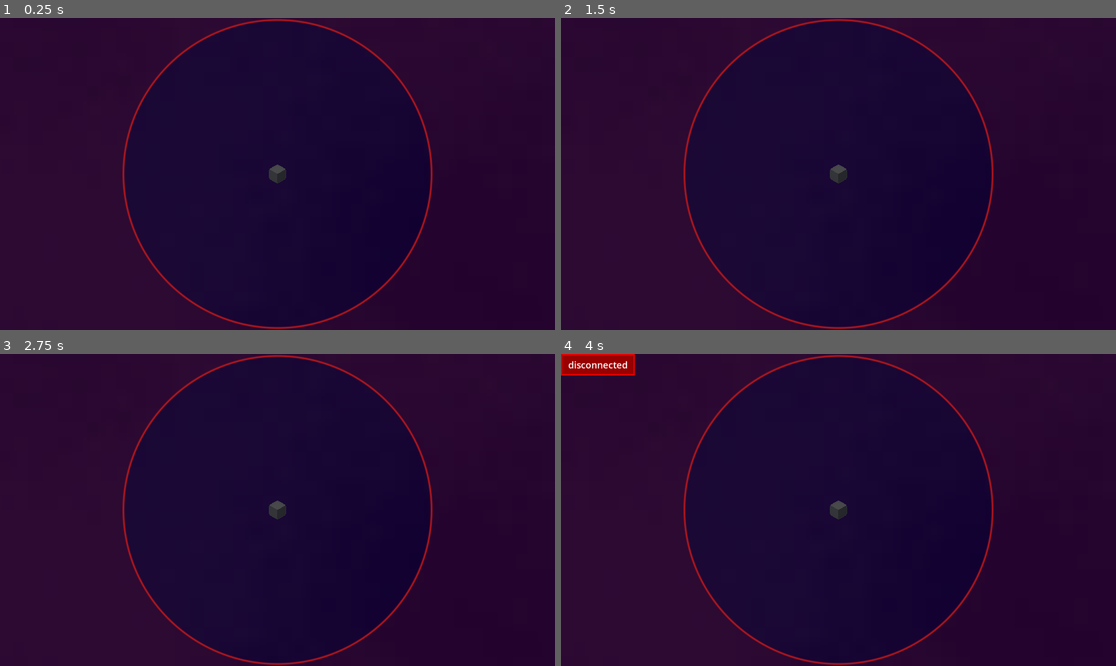
Above: before the commit, frames 1-4 (two rows, left to right).
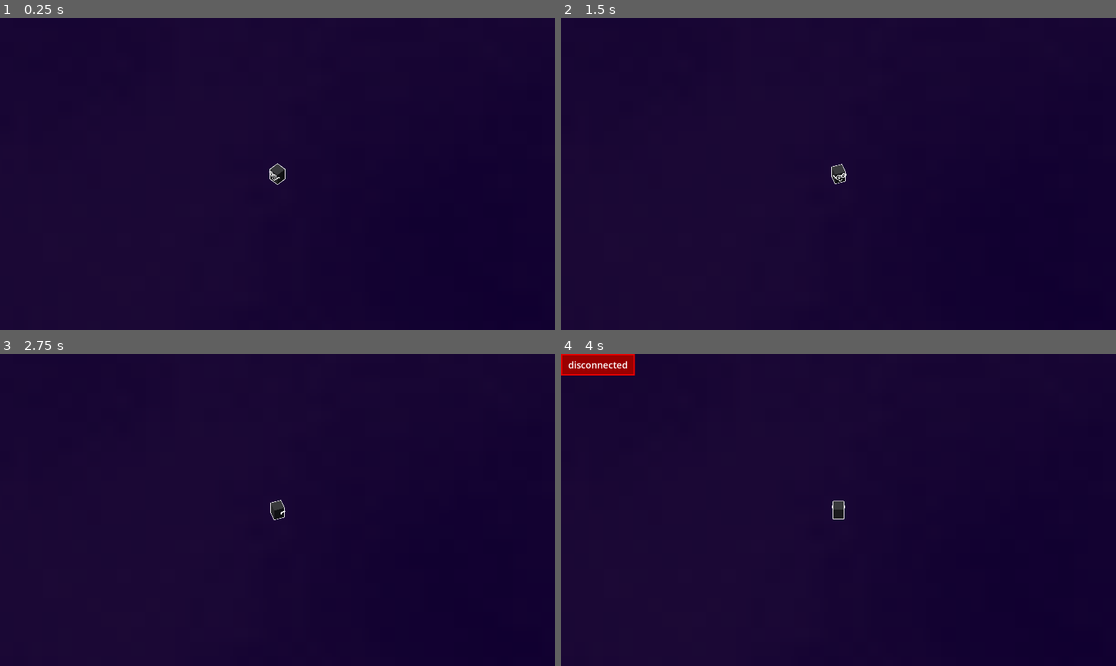
Above: after the commit, the same moments.

Repository: HTSTEM/rings
Game: Godot game, scene res://world.tscn
The game is run twice, just before and just after one commit, with the same random seed, the same clock (stepped at 60 frames per second) and the same inputs. The engine's default icon, where the game draws it, is replaced by a stand-in: a white triangle on a blue panel in a dark square.
Inputs:
- Up to frame 1 (0.25 s): no input
- Up to frame 2 (1.5 s): tap Enter at 0.5, 0.6 s; tap Space at 0.77 s; tap Backspace at 1.35 s
- Up to frame 3 (2.75 s): tap Space at 1.52 s; tap Enter at 2.1 s
- Up to frame 4 (4 s): tap Backspace at 2.85 s; tap Space at 3.02, 3.77 s; tap Enter at 3.6 s

The runs differ from the first frame. In frame 1, 1.6% of the frame differs, in the area x 22-78%, y 0-100%; in frame 2, 1.6%; in frame 3, 1.6%; in frame 4, 1.6%.

Commit message:
why are there still files

Diff:
--- a/game_state.gd
+++ b/game_state.gd
@@ -1,10 +1,139 @@
 extends Node
 
-var progression_radius = 500
+var _save_file_name = "user://tessie._save"
+var _serializable: Array[String] = ["_planets_solved", "clicker_clicks", "clicker_purchases", "clicker_lifetime"]
+
+var _planets_solved: Array[String] = []
+
+var _base_progression_radius = 1500
+var _incremental_progression_radius = 1000
+var _target_progression_radius = _base_progression_radius
+var _radius_animating_from = -1
+var _radius_animation_elapsed = -1
+var progression_radius = _target_progression_radius
+
+var clicker_clicks = 0.0
+var clicker_lifetime = 0.0
+var clicker_text_base = 0.1
+var clicker_text_cps = clicker_text_base
+var clicker_cps = 0.0
+var clicker_rates = {
+	"text": .1,
+	"image": 1,
+	"video": 10,
+	"meta": 100,
+	"chess": 500
+}
+var clicker_costs = {
+	"text": 10.0,
+	"image": 50.0,
+	"video": 100.0,
+	"meta": 500.0,
+	"chess": 1000.0
+}
+var clicker_purchases = {
+	"text": 0,
+	"image": 0,
+	"video": 0,
+	"meta": 0,
+	"chess": 0
+}
+var clicker_names = {
+	"text": "Text",
+	"image": "Image",
+	"video": "Video",
+	"meta": "Meta",
+	"chess": "Chessboard"
+}
+var clicker_by_name = {}
+var clicker_next_cost = {}
+
+func update_cookie_data():
+	clicker_cps = 0
+	clicker_text_cps = clicker_text_base
+	for key in clicker_costs:
+		var purchased = clicker_purchases[key]
+		clicker_next_cost[key] = int(ceilf(float(clicker_costs[key]) * pow(1.1, purchased)))
+		var cps = purchased * clicker_rates[key]
+		clicker_cps += cps
+		if key == "text":
+			clicker_text_cps += cps
+
+func _save():
+	var data: Dictionary[String, Variant] = {}
+	for i in _serializable:
+		data[i] = get(i)
+	print("data", data)
+
+	var save_file = FileAccess.open(_save_file_name, FileAccess.WRITE)
+	save_file.store_string(JSON.stringify(data))
+	save_file.close()
+	print("saved")
+
+func _set_new_radius():
+	_target_progression_radius = _base_progression_radius + (_incremental_progression_radius * len(_planets_solved))
+	_radius_animating_from = progression_radius
+	_radius_animation_elapsed = 0
+	print("stuff ", _planets_solved, " ", len(_planets_solved), " ", _target_progression_radius, " ", _radius_animating_from, " ", _radius_animation_elapsed)
+
+func solve(planet: String):
+	if planet in _planets_solved:
+		return
+	_planets_solved.append(planet)
+	_set_new_radius()
+	_save()
+
+func is_solved(planet: String) -> bool:
+	return planet in _planets_solved
+
+func click(amount: float):
+	clicker_clicks += amount
+	clicker_lifetime += amount
+
+func clicker_purchase(upgrade: String) -> bool:
+	var cost = float(clicker_next_cost[upgrade])
+	if clicker_clicks < cost:
+		return false
+	clicker_clicks -= cost
+	clicker_purchases[upgrade] += 1
+	update_cookie_data()
+	_save()
+	return true
 
 func _ready():
-	pass
+	for i in clicker_names:
+		clicker_by_name[clicker_names[i].to_lower()] = i
 
+	update_cookie_data()
+	if FileAccess.file_exists(_save_file_name):
+		var save_file = FileAccess.open(_save_file_name, FileAccess.READ)
+		var json_string = save_file.get_line().strip_edges()
+		print("exists", json_string)
+		var json = JSON.parse_string(json_string)
+		if json:
+			print("JSON", json)
+			for i in json.keys():
+				# hack for it refusing to save the array
+				if json[i] is Array:
+					get(i).append_array(json[i])
+				elif json[i] is Dictionary:
+					for x in json[i]:
+						get(i)[x] = json[i][x]
+				else:
+					set(i, json[i])
+				print("set ", i, " ", json[i], " ", self.get(i))
+			_set_new_radius()
+			progression_radius = _target_progression_radius
+			_radius_animating_from = -1
+			_radius_animation_elapsed = -1
+			update_cookie_data()
+		save_file.close()
 
 func _process(delta):
-	pass
+	if _radius_animating_from != -1 and _radius_animation_elapsed != -1:
+		_radius_animation_elapsed += delta
+		var elapsed_pct = clampf(float(_radius_animation_elapsed)/3.0, 0.0, 1.0)
+		progression_radius = lerp(float(_radius_animating_from), float(_target_progression_radius), ease(elapsed_pct, -3))
+		if elapsed_pct >= 1.0:
+			_radius_animating_from = -1
+			_radius_animation_elapsed = -1
--- /dev/null
+++ b/gleepglorp.gd
@@ -0,0 +1,31 @@
+extends Node2D
+
+@export var item: String = "text"
+@export var texture: Texture2D
+@export var offset: float = 0.0
+var sprite: Sprite2D
+
+func update_label():
+	var next_cost = GameState.clicker_next_cost[item]
+	$GleepGlorp/Label.text = "[%d⭐] \"Buy %s Poster\"" % [next_cost, GameState.clicker_names[item]]
+	if GameState.clicker_clicks >= next_cost:
+		$GleepGlorp/Label.remove_theme_color_override("font_color")
+		$GleepGlorp/Label.add_theme_color_override("font_color", Color("#76e85e"))
+	else:
+		$GleepGlorp/Label.remove_theme_color_override("font_color")
+		$GleepGlorp/Label.add_theme_color_override("font_color", Color("#e85f5f"))
+
+# Called when the node enters the scene tree for the first time.
+func _ready():
+	sprite = Sprite2D.new()
+	sprite.texture = texture
+	sprite.scale = Vector2(0.5, 0.5)
+	sprite.position = Vector2(20.0, 90.0)
+	$GleepGlorp.add_child(sprite)
+	update_label()
+	$GleepGlorp/AnimationPlayer.seek(offset)
+
+
+# Called every frame. 'delta' is the elapsed time since the previous frame.
+func _process(delta):
+	update_label()
--- a/gleepglorp.tscn
+++ b/gleepglorp.tscn
@@ -1,3 +1,116 @@
 [gd_scene format=3 uid="uid://cotbrunvp2y2y"]
 
-[node name="Gleepglorp" type="StaticBody2D" unique_id=627505939]
+[ext_resource type="Script" uid="uid://cuylpkilwrga2" path="res://gleepglorp.gd" id="1_egsqa"]
+[ext_resource type="Texture2D" uid="uid://dw25qbdjw6u6g" path="res://ShopUFO/000.png" id="2_p38dh"]
+[ext_resource type="Texture2D" uid="uid://np2gip2t475v" path="res://ShopUFO/001.png" id="3_pq0cj"]
+[ext_resource type="Texture2D" uid="uid://b2s5urs40oiqt" path="res://ShopUFO/002.png" id="4_skt5u"]
+[ext_resource type="Texture2D" uid="uid://cnhbet50hjtia" path="res://ShopUFO/003.png" id="5_mue8o"]
+[ext_resource type="Theme" uid="uid://dtkd5t7ylfrdq" path="res://theme.tres" id="6_k5ue5"]
+
+[sub_resource type="SpriteFrames" id="SpriteFrames_njjst"]
+animations = [{
+"frames": [{
+"duration": 1.0,
+"texture": ExtResource("2_p38dh")
+}, {
+"duration": 1.0,
+"texture": ExtResource("3_pq0cj")
+}, {
+"duration": 1.0,
+"texture": ExtResource("4_skt5u")
+}, {
+"duration": 1.0,
+"texture": ExtResource("5_mue8o")
+}],
+"loop": true,
+"name": &"default",
+"speed": 8.0
+}]
+
+[sub_resource type="CapsuleShape2D" id="CapsuleShape2D_fau30"]
+radius = 38.0
+height = 146.0
+
+[sub_resource type="CapsuleShape2D" id="CapsuleShape2D_gvle6"]
+radius = 17.880001
+height = 230.0
+
+[sub_resource type="Animation" id="Animation_egsqa"]
+length = 0.001
+tracks/0/type = "value"
+tracks/0/imported = false
+tracks/0/enabled = true
+tracks/0/path = NodePath(".:position")
+tracks/0/interp = 1
+tracks/0/loop_wrap = true
+tracks/0/keys = {
+"times": PackedFloat32Array(0),
+"transitions": PackedFloat32Array(1),
+"update": 0,
+"values": [Vector2(0, 20)]
+}
+
+[sub_resource type="Animation" id="Animation_p38dh"]
+resource_name = "hover"
+length = 2.0
+loop_mode = 2
+tracks/0/type = "value"
+tracks/0/imported = false
+tracks/0/enabled = true
+tracks/0/path = NodePath(".:position")
+tracks/0/interp = 2
+tracks/0/loop_wrap = true
+tracks/0/keys = {
+"times": PackedFloat32Array(0, 2),
+"transitions": PackedFloat32Array(1, 1),
+"update": 0,
+"values": [Vector2(0, -20), Vector2(0, 20)]
+}
+
+[sub_resource type="AnimationLibrary" id="AnimationLibrary_pq0cj"]
+_data = {
+&"RESET": SubResource("Animation_egsqa"),
+&"hover": SubResource("Animation_p38dh")
+}
+
+[node name="Node2D" type="Node2D" unique_id=404167545]
+script = ExtResource("1_egsqa")
+
+[node name="GleepGlorp" type="StaticBody2D" parent="." unique_id=305637753]
+position = Vector2(0, 20)
+
+[node name="AnimatedSprite2D" type="AnimatedSprite2D" parent="GleepGlorp" unique_id=600575426]
+texture_filter = 1
+scale = Vector2(3, 3)
+sprite_frames = SubResource("SpriteFrames_njjst")
+autoplay = "default"
+frame_progress = 0.42325145
+
+[node name="CollisionShape2D" type="CollisionShape2D" parent="GleepGlorp" unique_id=981253084]
+position = Vector2(0, 1.2)
+shape = SubResource("CapsuleShape2D_fau30")
+
+[node name="CollisionShape2D2" type="CollisionShape2D" parent="GleepGlorp" unique_id=1467753424]
+position = Vector2(0, -8.88)
+rotation = 1.5707964
+shape = SubResource("CapsuleShape2D_gvle6")
+
+[node name="Label" type="Label" parent="GleepGlorp" unique_id=1735441872]
+texture_filter = 1
+anchors_preset = 15
+anchor_right = 1.0
+anchor_bottom = 1.0
+offset_left = -99.5
+offset_top = -110.27
+offset_right = 99.5
+offset_bottom = -78.27
+grow_horizontal = 2
+grow_vertical = 2
+theme = ExtResource("6_k5ue5")
+theme_override_font_sizes/font_size = 24
+text = "[15s] glorp florp"
+metadata/_edit_use_anchors_ = true
+
+[node name="AnimationPlayer" type="AnimationPlayer" parent="GleepGlorp" unique_id=1855127289]
+libraries/ = SubResource("AnimationLibrary_pq0cj")
+autoplay = &"hover"
--- a/player.gd
+++ b/player.gd
@@ -52,6 +52,12 @@
 
 	move_and_slide()
 
+	# hack because godot doesnt tell the TutorialPlanet about this >.>
+	for i in get_slide_collision_count():
+		var collision = get_slide_collision(i)
+		if collision.get_collider().name == "TutorialPlanet":
+			GameState.solve("tutorial")
+
 	var drag = base_speed
 
 	if velocity.x < 0:
@@ -63,3 +69,6 @@
 		velocity.y = min(0, velocity.y + (delta * drag))
 	elif velocity.y > 0:
 		velocity.y = max(0, velocity.y - (delta * drag))
+
+	var sprite: AnimatedSprite2D = get_node("AnimatedSprite2D")
+	sprite.speed_scale = 1 + (max(abs(velocity.x), abs(velocity.y)) / base_speed * 5)
--- a/progression_wall_sprite.gd
+++ b/progression_wall_sprite.gd
@@ -10,6 +10,7 @@
 func _process(delta):
 	var mat: ShaderMaterial = self.material
 	var player: CharacterBody2D = get_node("/root/World/Level/Player")
-	var sprite: Sprite2D = player.get_node("Sprite2D")
-	mat.set_shader_parameter("radius", GameState.progression_radius + (sprite.get_rect().size.x * sprite.scale.x * 0.5))
+	var collision: CollisionShape2D = player.get_node("CollisionShape2D")
+	var shape: CircleShape2D = collision.shape
+	mat.set_shader_parameter("radius", GameState.progression_radius + shape.radius)
 	mat.set_shader_parameter("position", player.position)
--- a/star_planet.gd
+++ b/star_planet.gd
@@ -1,14 +1,34 @@
 extends StaticBody2D
 
+var purchase_regex = RegEx.create_from_string("^buy (\\w+) poster$")
+var target = 33101.0
+var since_save = 0.0
 
 # Called when the node enters the scene tree for the first time.
 func _ready():
 	WSClient.chat_message.connect(handle_input)
 
 func handle_input(value: String, is_voice: bool):
-	GameState.clicker_clicks += GameState.clicker_text_cps
+	GameState.click(GameState.clicker_text_cps)
+	var regex_match = purchase_regex.search(value.to_lower())
+	if regex_match:
+		var upgrade_name = regex_match.get_string(1)
+		if upgrade_name in GameState.clicker_by_name:
+			GameState.clicker_purchase(GameState.clicker_by_name[upgrade_name])
 
 # Called every frame. 'delta' is the elapsed time since the previous frame.
 func _process(delta):
-	GameState.clicker_clicks += GameState.clicker_cps * delta
-	pass
+	GameState.click(GameState.clicker_cps * delta)
+	if GameState.clicker_clicks >= target:
+		GameState.solve("clicker")
+
+	get_node("Label").text = "%.1f" % GameState.clicker_clicks
+
+	var scale = lerp(0.8, 1.2, clampf(GameState.clicker_lifetime / target, 0, 1))
+	$Star.scale = Vector2(scale, scale)
+	$CollisionShape2D.scale = Vector2(scale, scale)
+
+	since_save += delta
+	if since_save >= 10.0:
+		GameState._save()
+		since_save = 0.0
--- a/theme.tres
+++ b/theme.tres
@@ -1,7 +1,7 @@
 [gd_resource type="Theme" format=3 uid="uid://dtkd5t7ylfrdq"]
 
 [sub_resource type="SystemFont" id="SystemFont_wvktn"]
-font_names = PackedStringArray("Product Sans")
+font_names = PackedStringArray("C15thyType")
 
 [resource]
 default_font = SubResource("SystemFont_wvktn")
--- a/world.tscn
+++ b/world.tscn
@@ -1,11 +1,38 @@
 [gd_scene format=3 uid="uid://btisp5pgag4ms"]
 
 [ext_resource type="Script" uid="uid://b8mlot14bs6mt" path="res://player.gd" id="1_f3sb7"]
-[ext_resource type="Texture2D" uid="uid://ddsmubd5h4lxv" path="res://icon.svg" id="1_tlwt5"]
+[ext_resource type="Script" uid="uid://u130a0btvwsy" path="res://editor_only.gd" id="1_il2jm"]
+[ext_resource type="Script" uid="uid://dmng7vxqbql37" path="res://star_planet.gd" id="2_4h6ng"]
 [ext_resource type="Script" uid="uid://c8rxibphgh46o" path="res://disconnected.gd" id="2_fj7yv"]
-[ext_resource type="Texture2D" uid="uid://b47uxjpn1gojg" path="res://tessie.png" id="3_dwbse"]
+[ext_resource type="Texture2D" uid="uid://7w8m3ou73lj4" path="res://tutorialplanet.png" id="2_gbfbk"]
+[ext_resource type="Script" uid="uid://oug3dunx6pi5" path="res://io_planet.gd" id="3_mc2jv"]
+[ext_resource type="Texture2D" uid="uid://bujer8dtghux8" path="res://starsun.png" id="3_o3ebs"]
 [ext_resource type="Shader" uid="uid://rjmvyrmekfk4" path="res://progression.gdshader" id="4_036b0"]
+[ext_resource type="Texture2D" uid="uid://dy84viy2ayxcs" path="res://hellplanet.png" id="4_bo7i5"]
+[ext_resource type="Texture2D" uid="uid://lsetsm137jnx" path="res://tessie/000.png" id="4_wukud"]
+[ext_resource type="Theme" uid="uid://dtkd5t7ylfrdq" path="res://theme.tres" id="5_4h6ng"]
 [ext_resource type="Script" uid="uid://behs0cvtdxg6p" path="res://progression_wall_sprite.gd" id="5_dwbse"]
+[ext_resource type="Texture2D" uid="uid://y7mtdd6oscux" path="res://tessie/001.png" id="5_il2jm"]
+[ext_resource type="Texture2D" uid="uid://bpr8yjegx7yoi" path="res://ShopItems/rings_starboard_textpost_glow.png" id="5_k83mh"]
+[ext_resource type="Texture2D" uid="uid://dba12ls78ce6y" path="res://ShopItems/rings_starboard_image_glow.png" id="6_gggvi"]
+[ext_resource type="Texture2D" uid="uid://c853calu72sk" path="res://tessie/002.png" id="6_wjb0r"]
+[ext_resource type="Texture2D" uid="uid://enja5lll81yx" path="res://tessie/003.png" id="7_mc2jv"]
+[ext_resource type="Texture2D" uid="uid://cu455oxkm6fcf" path="res://ShopItems/rings_starboard_video_glow.png" id="7_w44yn"]
+[ext_resource type="Texture2D" uid="uid://ckku2ssdoh25i" path="res://ShopItems/rings_starboard_meta_glow.png" id="8_6ah6f"]
+[ext_resource type="Texture2D" uid="uid://cjxjslmb1sn6j" path="res://tessie/004.png" id="8_bo7i5"]
+[ext_resource type="Texture2D" uid="uid://c47tr18yku7mr" path="res://tessie/005.png" id="9_4h6ng"]
+[ext_resource type="Texture2D" uid="uid://caewfbhsgo0j8" path="res://ShopItems/rings_starboard_chessboard_glow.png" id="9_g1i3r"]
+[ext_resource type="Texture2D" uid="uid://du7gtc0jspf6p" path="res://tessie/006.png" id="10_o3ebs"]
+[ext_resource type="Texture2D" uid="uid://bf4jpvtyekfij" path="res://tessie/007.png" id="11_k83mh"]
+[ext_resource type="Texture2D" uid="uid://by2nf0jjkpghv" path="res://tessie/008.png" id="12_qktwf"]
+[ext_resource type="Texture2D" uid="uid://wrei3wqqdvyy" path="res://tessie/009.png" id="13_bh8nc"]
+[ext_resource type="Texture2D" uid="uid://bo0yd0eh65ylr" path="res://tessie/010.png" id="14_jjr1n"]
+[ext_resource type="Texture2D" uid="uid://dv2pnqs5cdpwg" path="res://tessie/011.png" id="15_gggvi"]
+[ext_resource type="Texture2D" uid="uid://bplycxa5csx5p" path="res://tessie/012.png" id="16_w44yn"]
+[ext_resource type="Texture2D" uid="uid://cxjumlbovqtnn" path="res://tessie/013.png" id="17_6ah6f"]
+[ext_resource type="Texture2D" uid="uid://2vs8sas2nyah" path="res://tessie/014.png" id="18_g1i3r"]
+[ext_resource type="Texture2D" uid="uid://ui2wfavba6ej" path="res://tessie/015.png" id="19_my276"]
+[ext_resource type="PackedScene" uid="uid://cotbrunvp2y2y" path="res://gleepglorp.tscn" id="28_o3ebs"]
 
 [sub_resource type="Gradient" id="Gradient_f3sb7"]
 colors = PackedColorArray(0.06290217, 6.958503e-05, 0.1883601, 1, 0.1682674, 0.08009157, 0.24023923, 1)
@@ -16,6 +43,88 @@
 [sub_resource type="NoiseTexture2D" id="NoiseTexture2D_tlwt5"]
 noise = SubResource("FastNoiseLite_fj7yv")
 color_ramp = SubResource("Gradient_f3sb7")
+
+[sub_resource type="Gradient" id="Gradient_wukud"]
+offsets = PackedFloat32Array(0.6927711, 0.6987952)
+
+[sub_resource type="GradientTexture2D" id="GradientTexture2D_o3ebs"]
+gradient = SubResource("Gradient_wukud")
+width = 5000
+height = 5000
+fill = 1
+fill_from = Vector2(0.5, 0.5)
+
+[sub_resource type="GradientTexture2D" id="GradientTexture2D_il2jm"]
+gradient = SubResource("Gradient_wukud")
+width = 3000
+height = 3000
+fill = 1
+fill_from = Vector2(0.5, 0.5)
+
+[sub_resource type="CircleShape2D" id="CircleShape2D_o3ebs"]
+radius = 273.35873
+
+[sub_resource type="CircleShape2D" id="CircleShape2D_ioo17"]
+radius = 30.016663
+
+[sub_resource type="CircleShape2D" id="CircleShape2D_k83mh"]
+radius = 194.17091
+
+[sub_resource type="SpriteFrames" id="SpriteFrames_yx0jh"]
+animations = [{
+"frames": [{
+"duration": 1.0,
+"texture": ExtResource("4_wukud")
+}, {
+"duration": 1.0,
+"texture": ExtResource("5_il2jm")
+}, {
+"duration": 1.0,
+"texture": ExtResource("6_wjb0r")
+}, {
+"duration": 1.0,
+"texture": ExtResource("7_mc2jv")
+}, {
+"duration": 1.0,
+"texture": ExtResource("8_bo7i5")
+}, {
+"duration": 1.0,
+"texture": ExtResource("9_4h6ng")
+}, {
+"duration": 1.0,
+"texture": ExtResource("10_o3ebs")
+}, {
+"duration": 1.0,
+"texture": ExtResource("11_k83mh")
+}, {
+"duration": 1.0,
+"texture": ExtResource("12_qktwf")
+}, {
+"duration": 1.0,
+"texture": ExtResource("13_bh8nc")
+}, {
+"duration": 1.0,
+"texture": ExtResource("14_jjr1n")
+}, {
+"duration": 1.0,
+"texture": ExtResource("15_gggvi")
+}, {
+"duration": 1.0,
+"texture": ExtResource("16_w44yn")
+}, {
+"duration": 1.0,
+"texture": ExtResource("17_6ah6f")
+}, {
+"duration": 1.0,
+"texture": ExtResource("18_g1i3r")
+}, {
+"duration": 1.0,
+"texture": ExtResource("19_my276")
+}],
+"loop": true,
+"name": &"default",
+"speed": 10.0
+}]
 
 [sub_resource type="CircleShape2D" id="CircleShape2D_tlwt5"]
 radius = 32.0
@@ -28,10 +137,7 @@
 shader_parameter/radius = 0.0
 shader_parameter/position = Vector2(0, 0)
 
-[sub_resource type="SystemFont" id="SystemFont_f3sb7"]
-font_names = PackedStringArray("Product Sans")
-
-[node name="World" type="Node" unique_id=331810614]
+[node name="World" type="Node" unique_id=636115796]
 
 [node name="Level" type="Node2D" parent="." unique_id=1636698308]
 
@@ -39,17 +145,108 @@
 scale = Vector2(50.753906, 50.753906)
 texture = SubResource("NoiseTexture2D_tlwt5")
 
-[node name="SampleIcon" type="Sprite2D" parent="Level" unique_id=833528461]
-visible = false
-position = Vector2(5, -685)
-texture = ExtResource("1_tlwt5")
+[node name="Zone2" type="Sprite2D" parent="Level" unique_id=731288661]
+modulate = Color(1, 1, 1, 0.4627451)
+texture = SubResource("GradientTexture2D_o3ebs")
+script = ExtResource("1_il2jm")
+
+[node name="Zone1" type="Sprite2D" parent="Level" unique_id=2045897789]
+modulate = Color(1, 1, 1, 0.4627451)
+visibility_layer = 2
+texture = SubResource("GradientTexture2D_il2jm")
+script = ExtResource("1_il2jm")
+
+[node name="StarPlanet" type="StaticBody2D" parent="Level" unique_id=554969113]
+position = Vector2(1675, -1130)
+script = ExtResource("2_4h6ng")
+
+[node name="Star" type="Sprite2D" parent="Level/StarPlanet" unique_id=344842966]
+texture_filter = 1
+texture = ExtResource("3_o3ebs")
+
+[node name="CollisionShape2D" type="CollisionShape2D" parent="Level/StarPlanet" unique_id=908782190]
+shape = SubResource("CircleShape2D_o3ebs")
+
+[node name="GleepGlorpText" parent="Level/StarPlanet" unique_id=627505939 instance=ExtResource("28_o3ebs")]
+position = Vector2(-360, -314)
+texture = ExtResource("5_k83mh")
+
+[node name="GleepGlorpImage" parent="Level/StarPlanet" unique_id=709080614 instance=ExtResource("28_o3ebs")]
+position = Vector2(221, -394)
+item = "image"
+texture = ExtResource("6_gggvi")
+offset = 0.4
+
+[node name="GleepGlorpVideo" parent="Level/StarPlanet" unique_id=1292021252 instance=ExtResource("28_o3ebs")]
+position = Vector2(470, -32)
+item = "video"
+texture = ExtResource("7_w44yn")
+offset = 0.8
+
+[node name="GleepGlorpMeta" parent="Level/StarPlanet" unique_id=1946065263 instance=ExtResource("28_o3ebs")]
+position = Vector2(218, 407)
+item = "meta"
+texture = ExtResource("8_6ah6f")
+offset = 1.2
+
+[node name="GleepGlorpChess" parent="Level/StarPlanet" unique_id=341663748 instance=ExtResource("28_o3ebs")]
+position = Vector2(-463, 275)
+item = "chess"
+texture = ExtResource("9_g1i3r")
+offset = 0.8
+
+[node name="Label" type="Label" parent="Level/StarPlanet" unique_id=147964120]
+texture_filter = 1
+anchors_preset = 15
+anchor_right = 1.0
+anchor_bottom = 1.0
+grow_horizontal = 2
+grow_vertical = 2
+theme = ExtResource("5_4h6ng")
+theme_override_colors/font_outline_color = Color(0, 0, 0, 1)
+theme_override_constants/outline_size = 24
+theme_override_font_sizes/font_size = 96
+text = "12345"
+
+[node name="TutorialPlanet" type="StaticBody2D" parent="Level" unique_id=289718669]
+position = Vector2(-1000, -1000)
+
+[node name="Sprite2D" type="Sprite2D" parent="Level/TutorialPlanet" unique_id=1342103640]
+texture = ExtResource("2_gbfbk")
+
+[node name="CollisionShape2D" type="CollisionShape2D" parent="Level/TutorialPlanet" unique_id=454693607]
+shape = SubResource("CircleShape2D_ioo17")
+
+[node name="IOPlanet" type="StaticBody2D" parent="Level" unique_id=302355728]
+position = Vector2(-1415.165, 1663.49)
+script = ExtResource("3_mc2jv")
+
+[node name="Sprite2D" type="Sprite2D" parent="Level/IOPlanet" unique_id=1160563359]
+texture = ExtResource("4_bo7i5")
+
+[node name="CollisionShape2D" type="CollisionShape2D" parent="Level/IOPlanet" unique_id=1961321109]
+shape = SubResource("CircleShape2D_k83mh")
+
+[node name="Label" type="Label" parent="Level/IOPlanet" unique_id=1036877193]
+anchors_preset = 15
+anchor_right = 1.0
+anchor_bottom = 1.0
+grow_horizontal = 2
+grow_vertical = 2
+theme = ExtResource("5_4h6ng")
+theme_override_font_sizes/font_size = 50
+text = "f(x)=?"
+horizontal_alignment = 1
+vertical_alignment = 1
 
 [node name="Player" type="CharacterBody2D" parent="Level" unique_id=743382705]
 script = ExtResource("1_f3sb7")
 
-[node name="Sprite2D" type="Sprite2D" parent="Level/Player" unique_id=1420534924]
-scale = Vector2(0.15529412, 0.15529412)
-texture = ExtResource("3_dwbse")
+[node name="AnimatedSprite2D" type="AnimatedSprite2D" parent="Level/Player" unique_id=2018646344]
+scale = Vector2(0.6666667, 0.6666667)
+sprite_frames = SubResource("SpriteFrames_yx0jh")
+autoplay = "default"
+frame_progress = 0.4949244
 
 [node name="CollisionShape2D" type="CollisionShape2D" parent="Level/Player" unique_id=472172515]
 shape = SubResource("CircleShape2D_tlwt5")
@@ -84,35 +281,42 @@
 grow_vertical = 2
 script = ExtResource("5_dwbse")
 
-[node name="Disconnected" type="PanelContainer" parent="UI" unique_id=701705592]
+[node name="UIThemed" type="Control" parent="UI" unique_id=734596615]
+layout_mode = 3
+anchors_preset = 0
+offset_right = 40.0
+offset_bottom = 40.0
+theme = ExtResource("5_4h6ng")
+
+[node name="Disconnected" type="PanelContainer" parent="UI/UIThemed" unique_id=701705592]
+layout_mode = 0
 offset_right = 240.0
 offset_bottom = 70.0
 script = ExtResource("2_fj7yv")
 
-[node name="ColorRect" type="ColorRect" parent="UI/Disconnected" unique_id=473438371]
+[node name="ColorRect" type="ColorRect" parent="UI/UIThemed/Disconnected" unique_id=473438371]
 layout_mode = 2
 color = Color(0.9019608, 0, 0, 1)
 
-[node name="MarginContainer" type="MarginContainer" parent="UI/Disconnected" unique_id=392924429]
+[node name="MarginContainer" type="MarginContainer" parent="UI/UIThemed/Disconnected" unique_id=392924429]
 layout_mode = 2
 theme_override_constants/margin_left = 5
 theme_override_constants/margin_top = 5
 theme_override_constants/margin_right = 5
 theme_override_constants/margin_bottom = 5
 
-[node name="ColorRect" type="ColorRect" parent="UI/Disconnected/MarginContainer" unique_id=152013993]
+[node name="ColorRect" type="ColorRect" parent="UI/UIThemed/Disconnected/MarginContainer" unique_id=152013993]
 layout_mode = 2
 color = Color(0.6, 0, 0, 1)
 
-[node name="MarginContainer" type="MarginContainer" parent="UI/Disconnected/MarginContainer" unique_id=1536796372]
+[node name="MarginContainer" type="MarginContainer" parent="UI/UIThemed/Disconnected/MarginContainer" unique_id=1536796372]
 layout_mode = 2
 theme_override_constants/margin_left = 20
 theme_override_constants/margin_top = 10
 theme_override_constants/margin_right = 20
 theme_override_constants/margin_bottom = 10
 
-[node name="Label" type="Label" parent="UI/Disconnected/MarginContainer/MarginContainer" unique_id=208751867]
-layout_mode = 2
-theme_override_fonts/font = SubResource("SystemFont_f3sb7")
+[node name="Label" type="Label" parent="UI/UIThemed/Disconnected/MarginContainer/MarginContainer" unique_id=208751867]
+layout_mode = 2
 theme_override_font_sizes/font_size = 32
 text = "disconnected"
Not shown, added: Planets/BluePlanet.png.import
Not shown, added: Planets/BrownPlanet.png.import
Not shown, added: Planets/CyanPlanet.png.import
Not shown, added: Planets/EarthMoon.png.import
Not shown, added: Planets/GreenPlanet.png.import
Not shown, added: Planets/GreyMoon.png.import
Not shown, added: Planets/Home.png.import
Not shown, added: Planets/PinkPlanet.png.import
Not shown, added: Planets/PurpleMoon.png.import
Not shown, added: Planets/PurplePlanet.png.import
Not shown, added: Planets/PurplePlanetTop.png.import
Not shown, added: Planets/StarStar.png.import
(and 55 more such lines)
